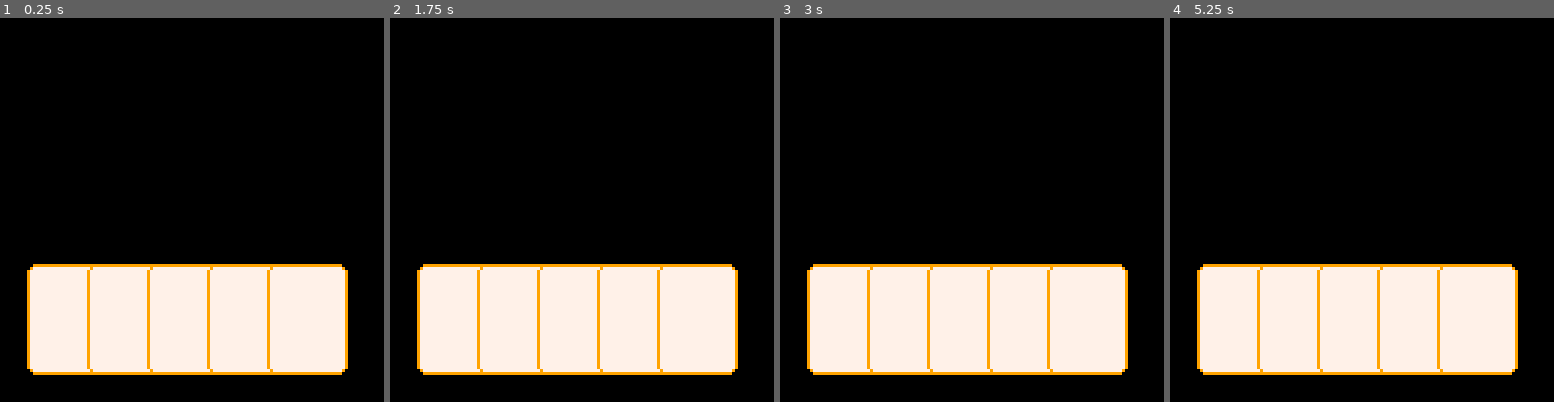
Above: before the commit, frames 1-4 (left to right).
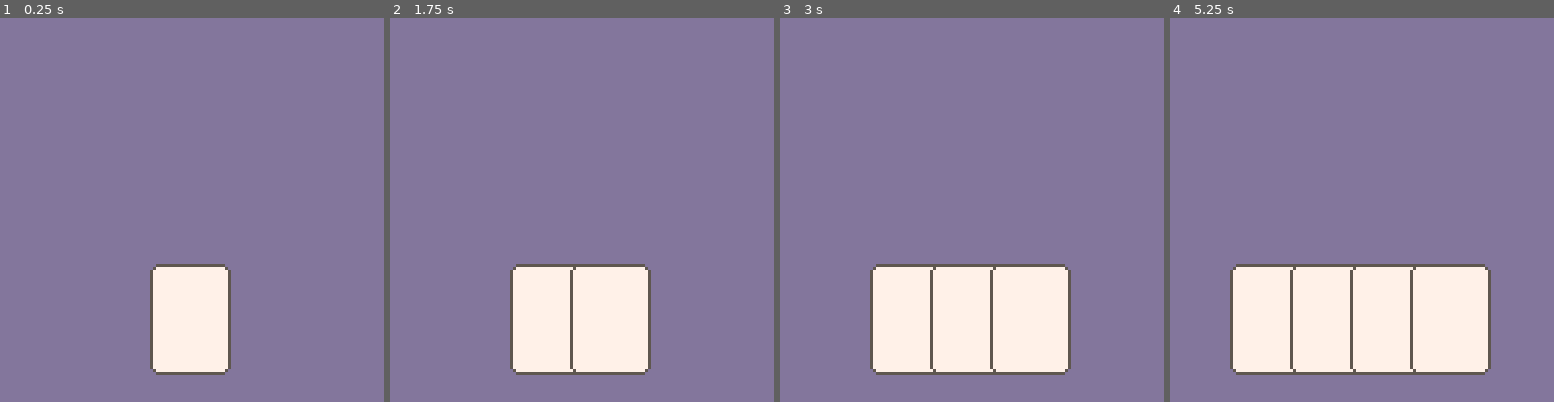
Above: after the commit, the same moments.

Repository: imkittydotcom/p8bj
Game: PICO-8 cartridge p8bj.p8
The game is run twice, just before and just after one commit, with the same random seed, the same clock (stepped at 60 frames per second) and the same inputs.
Inputs:
- Up to frame 1 (0.25 s): no input
- Up to frame 2 (1.75 s): tap X (X key) at 0.33, 1.07 s; tap O (Z key) at 0.7, 1.7 s
- Up to frame 3 (3 s): tap X (X key) at 1.85, 2.97 s; tap O (Z key) at 2.1, 2.5, 2.9 s
- Up to frame 4 (5.25 s): tap O (Z key) every 0.4 s from 3.3 to 4.9 s; tap X (X key) at 4.08, 5.2 s

The runs differ from the first frame. In frame 1, 95% of the frame differs, in the area x 0-100%, y 0-100%; in frame 2, 91%; in frame 3, 87%; in frame 4, 83%.

Commit message:
add card drawing functionality with O/X buttons

Diff:
--- a/p8bj.p8
+++ b/p8bj.p8
@@ -66,7 +66,7 @@
 -- game state
 
 -- player's hand
-held_cards=5
+held_cards=1
 
 -- constants
 card_size=vec(25,35)
@@ -79,22 +79,33 @@
 end
 
 function _update()
+ -- draw card
+ if btnp(4) then
+  held_cards=min(5,held_cards+1)
+ end
+ if btnp(5) then
+  held_cards=max(1,held_cards-1)
+ end
 end
 
 function _draw()
- cls(0)
+ cls(13)
  draw_player_hand()
 end
 -->8
 -- cards
 function draw_player_hand()
  for i=0,held_cards-1 do
-  draw_card(vec(10+i*held_card_offset,
-            128-10-card_size.y))
+  hand_width=card_size.x+held_card_offset*(held_cards-1)
+  hand_left_bound=64-hand_width/2
+  card_position=
+   vec(hand_left_bound+i*held_card_offset,
+       128-10-card_size.y)
+  draw_card(card_position)
  end
 end
 
-function draw_card(_pos,_outline)
+function draw_card(_pos)
  vspr(0,_pos-card_offset,
       4,5)
 end
Not shown, changed: 37 lines of the sprite sheet (__gfx__) section of p8bj.p8
